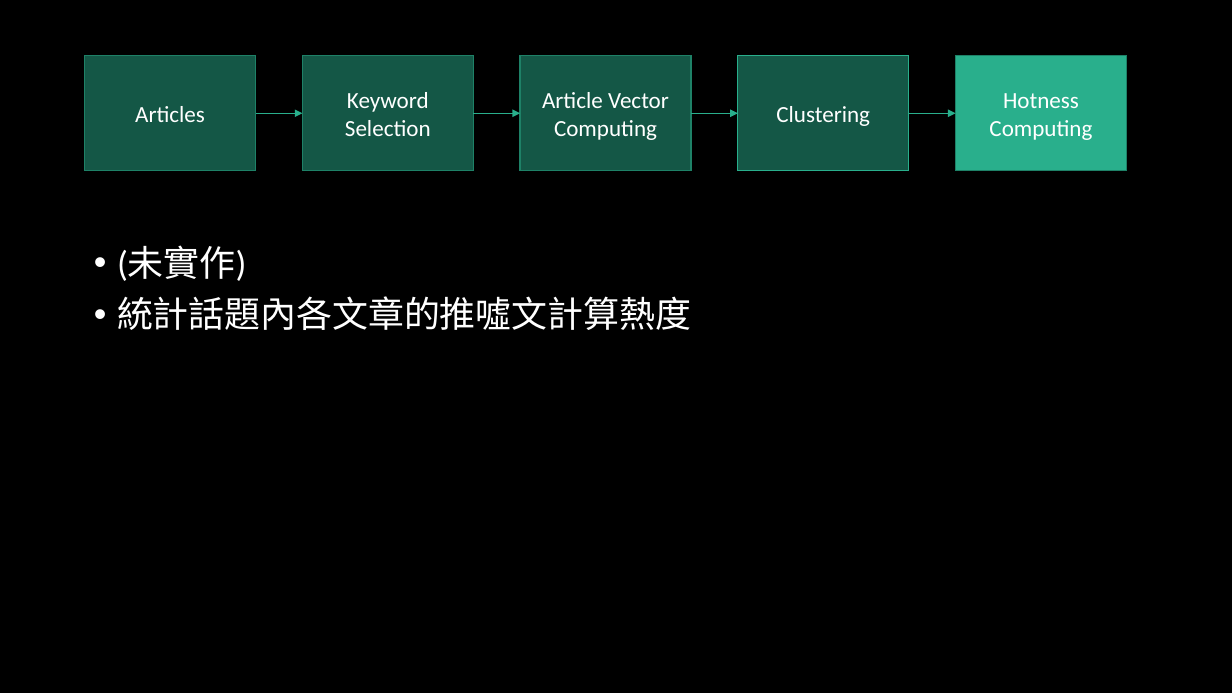
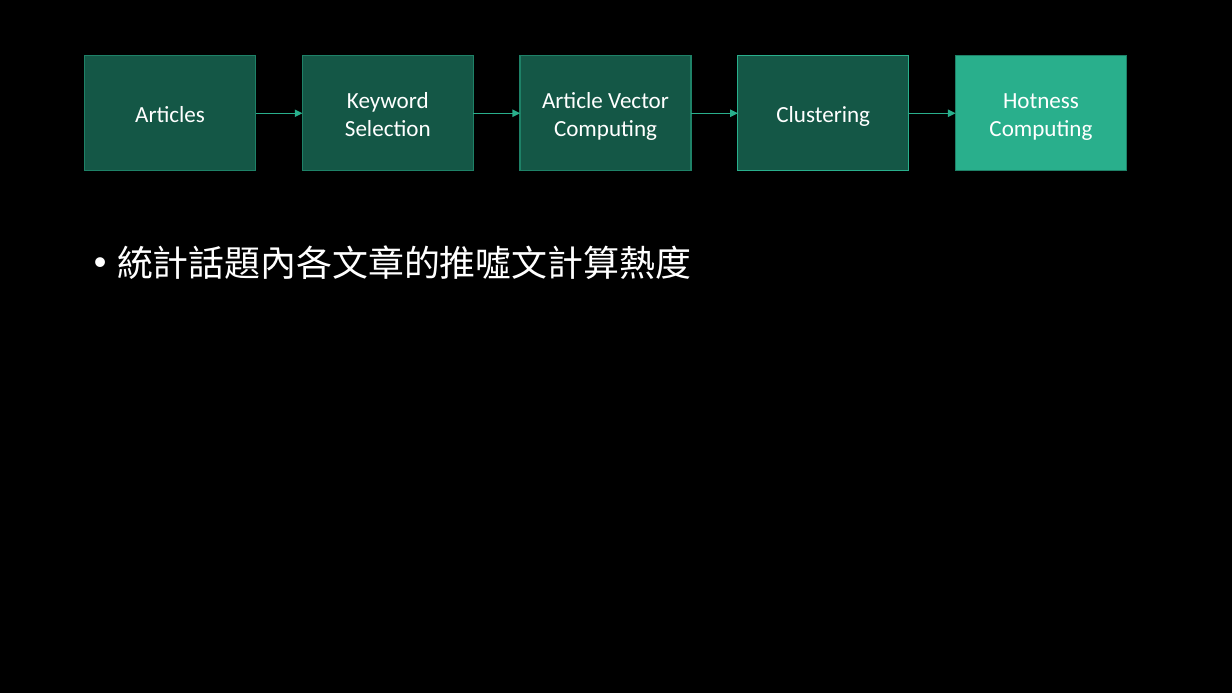
Before and after one commit to ZhongTing/HotTopicDetection, a slide deck: slide 18 of Hot-Topic-Detection.pptx (slide 15 before the commit). Drawn at 1232x693 pixels with LibreOffice and Linux fonts; fonts in the diff are those of the drawing. Boxes give left, top, right and bottom in pixels: in the first picture for what was removed or moved away, otherwise in the second. Text is boxed around its words. In the diff, an @@ line names an element or a change of style, - is before the commit and + after.

```diff
--- a/Hot-Topic-Detection.pptx
+++ b/Hot-Topic-Detection.pptx
@@ text at [117,246,246,281]: paragraph removed @@
-• (未實作)
```
Also in this commit, not shown: 8 other slides changed, 19 slides added, 3 other files.
